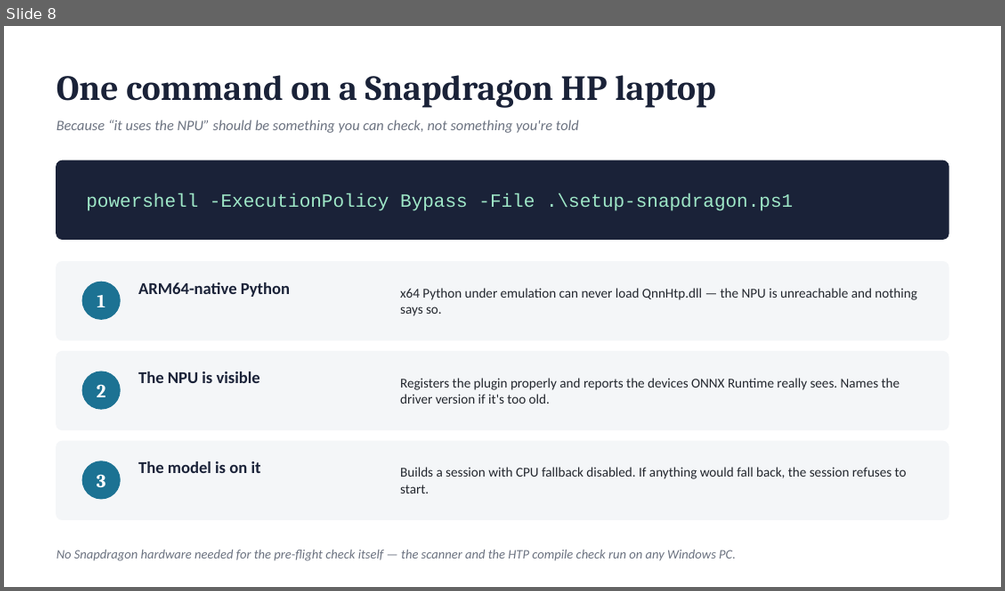
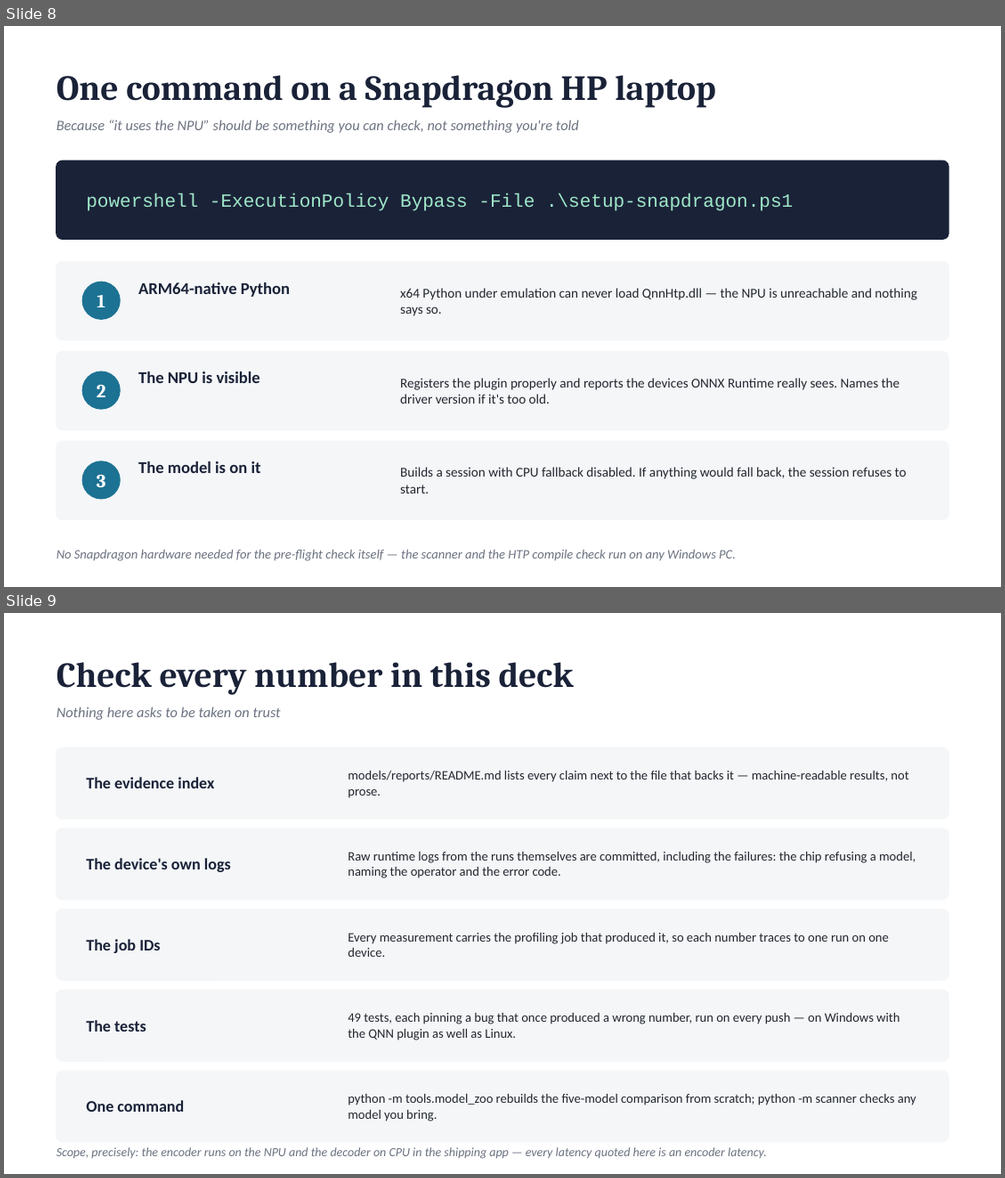
Before and after one commit to RishiMaara/Dragonn, a slide deck: docs/Hexagon-Bridge-Submission.pptx. Shown one above the other, each under a label of ours: slide 8 before the commit, slides 8 and 9 after it. The pictures are 1005x591 and 1005x1178 pixels, drawn with LibreOffice and Linux fonts; fonts in the diff are those of the drawing. Boxes give left, top, right and bottom in pixels: in the first picture for what was removed or moved away, otherwise in the second. Text is boxed around its words. In the diff, an @@ line names an element or a change of style, - is before the commit and + after.

Commit message:
Close the MiniLM accuracy gap, implement the NPU decode loop, restate scope
Per-channel weights, measured rather than assumed. MiniLM's retrieval had been
sitting at 75.0% same-top-hit against FP32 while its embedding cosine read
0.987 — the cosine hid it. Per-channel weights take it to 97.3% at 0.9992, and
on the device the cost is 0.01 ms (1.29 -> 1.30 ms, still 245/246 layers on the
NPU). Neither more calibration data (256 sentences) nor different calibration
methods moved it at all, so weight granularity was the whole story. That makes
two of five models where it decided the outcome, MobileNetV2 being the other.

speech/npu_decoder.py implements the decode loop for a Hexagon decoder: the
right-aligned 199-slot KV cache, the -100 mask, the shift-left per step, keys
stored transposed and values not. tests/test_npu_decoder.py checks every tensor
it builds against the shapes, dtypes and names the shipped decoder declares —
all 19 inputs satisfied, verified against the real model. The end-to-end run
stays a skipped test that says why: an EPContext graph needs QNN EP, and no
cloud service rents an interactive Snapdragon.

The CPU baseline turned out to be uninspectable: the service's runtime log
records the CPU provider being added and nothing about threads or cores, and
the option is not exposed. So the docs now say 24-57x is the ratio against that
baseline, and label the 4-10x for what it is — carried over from a different
x86 CPU, an indication rather than a measurement of this device.

Deck and description drop the dedicated limitations list in favour of a slide
on how to check every number, with scope stated inline instead: the encoder is
on the NPU, the decoder on CPU, and every latency quoted is an encoder latency.
Nothing that was true stopped being said; it is said where the claim is made.

```diff
--- a/docs/Hexagon-Bridge-Submission.pptx
+++ b/docs/Hexagon-Bridge-Submission.pptx
@@ slide 9 added at (4,613,1001,1174), background #FFFFFF @@
@@ text added at (57,662,574,695), 34 pt, text #1A2238, bold @@
+Check every number in this deck
@@ text added at (57,706,281,720), 14 pt, text #6B7280, italic @@
+Nothing here asks to be taken on trust
@@ rounded rectangle added at (57,747,948,819), fill #F4F6F8, outline #F4F6F8 1 pt @@
@@ text added at (348,771,908,798), 12.5 pt, text #23272E @@
+models/reports/README.md lists every claim next to the file that backs it — machine-readable results, not prose.
@@ text added at (86,777,214,788), 15.5 pt, text #1A2238, bold @@
+The evidence index
@@ rounded rectangle added at (57,828,948,900), fill #F4F6F8, outline #F4F6F8 1 pt @@
@@ text added at (348,852,915,878), 12.5 pt, text #23272E @@
+Raw runtime logs from the runs themselves are committed, including the failures: the chip refusing a model, naming the operator and the error code.
@@ text added at (86,858,231,872), 15.5 pt, text #1A2238, bold @@
+The device's own logs
@@ rounded rectangle added at (57,909,948,981), fill #F4F6F8, outline #F4F6F8 1 pt @@
@@ text added at (348,933,889,957), 12.5 pt, text #23272E @@
+Every measurement carries the profiling job that produced it, so each number traces to one run on one device.
@@ text added at (86,939,160,953), 15.5 pt, text #1A2238, bold @@
+The job IDs
@@ rounded rectangle added at (57,989,948,1061), fill #F4F6F8, outline #F4F6F8 1 pt @@
@@ text added at (348,1013,899,1040), 12.5 pt, text #23272E @@
+49 tests, each pinning a bug that once produced a wrong number, run on every push — on Windows with the QNN plugin as well as Linux.
@@ text added at (86,1020,146,1031), 15.5 pt, text #1A2238, bold @@
+The tests
@@ rounded rectangle added at (57,1070,948,1142), fill #F4F6F8, outline #F4F6F8 1 pt @@
@@ text added at (86,1100,184,1111), 15.5 pt, text #1A2238, bold @@
+One command
@@ text added at (348,1094,916,1121), 12.5 pt, text #23272E @@
+python -m tools.model_zoo rebuilds the five-model comparison from scratch; python -m scanner checks any model you bring.
@@ text added at (57,1147,767,1159), 12 pt, text #6B7280, italic @@
+Scope, precisely: the encoder runs on the NPU and the decoder on CPU in the shipping app — every latency quoted here is an encoder latency.
```
Also in this commit, not shown: 4 slides changed, 1 slide removed, 10 other files.
